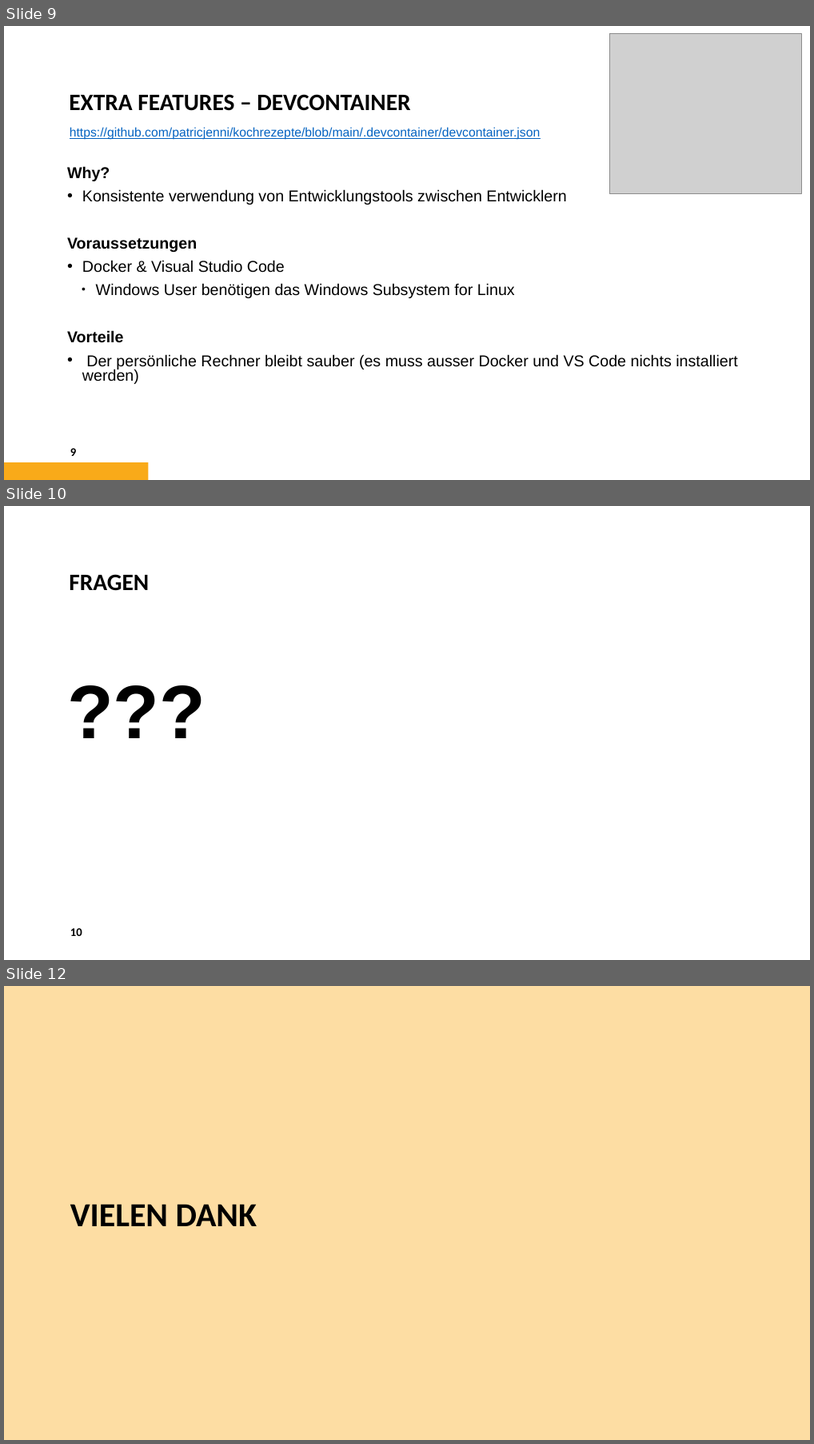
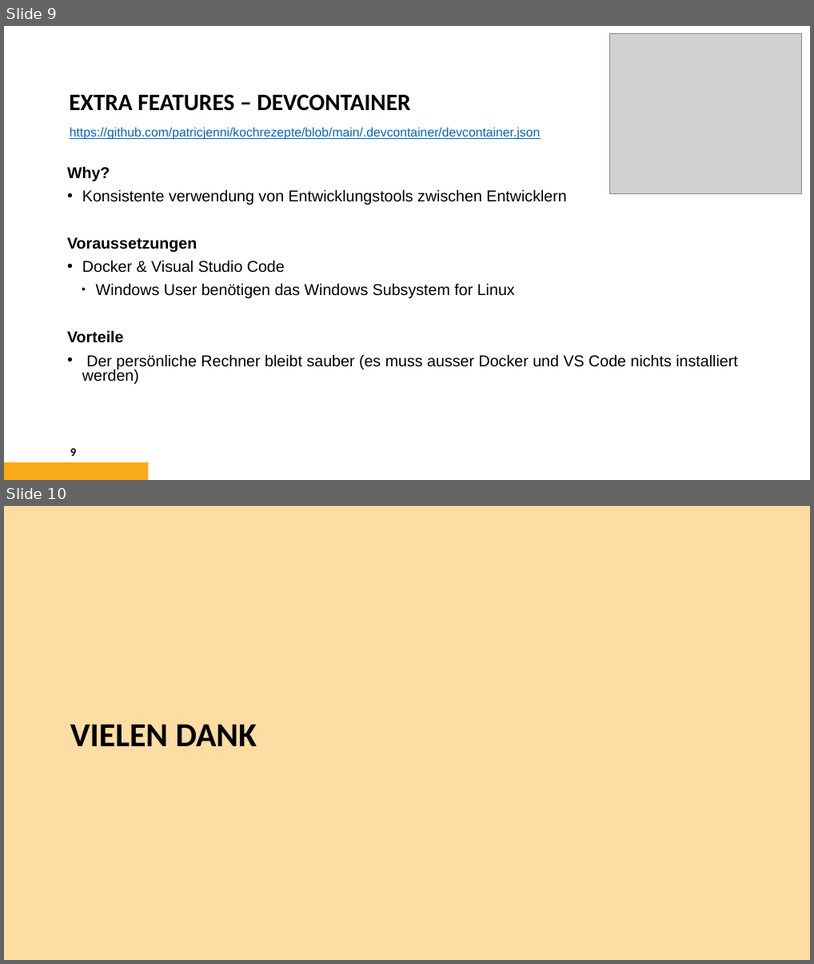
Before and after one commit to patricjenni/kochrezepte, a slide deck: docs/Präsentation_Kochrezepte.pptx. Shown one above the other, each under a label of ours: slides 9, 10 and 12 before the commit, slides 9 and 10 after it; the slides between them are not shown. The pictures are 814x1444 and 814x964 pixels, drawn with LibreOffice and Linux fonts; fonts in the diff are those of the drawing; grey boxes stand for pictures; background and template pictures are left out. Boxes give left, top, right and bottom in pixels: in the first picture for what was removed or moved away, otherwise in the second. Text is boxed around its words. In the diff, an @@ line names an element or a change of style, - is before the commit and + after.

```diff
--- a/docs/Präsentation_Kochrezepte.pptx
+++ b/docs/Präsentation_Kochrezepte.pptx
@@ slide 10 removed at [4,506,810,960], background #FFFFFF @@
@@ title removed at [69,574,149,591] @@
-FRAGEN
@@ text removed at [62,644,612,875] @@
-???
@@ page number removed at [70,928,82,936] @@
-10
@@ what was slide 12 is now slide 10 @@
```
Also in this commit, not shown: 6 slides changed, 1 other slide removed.
